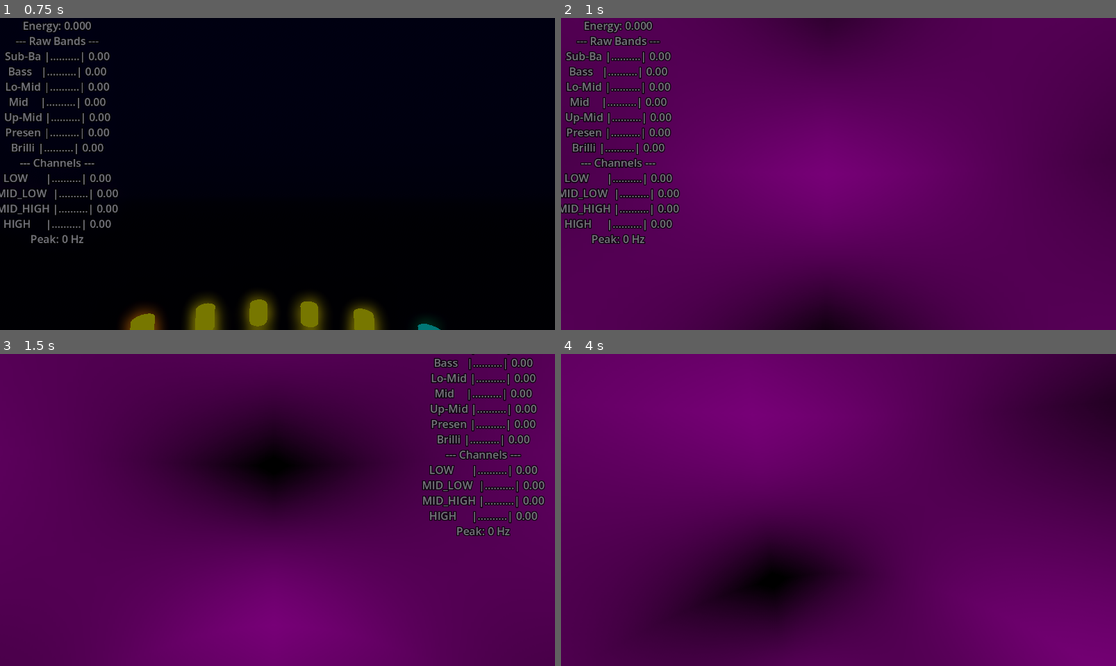
Above: before the commit, frames 1-4 (two rows, left to right).
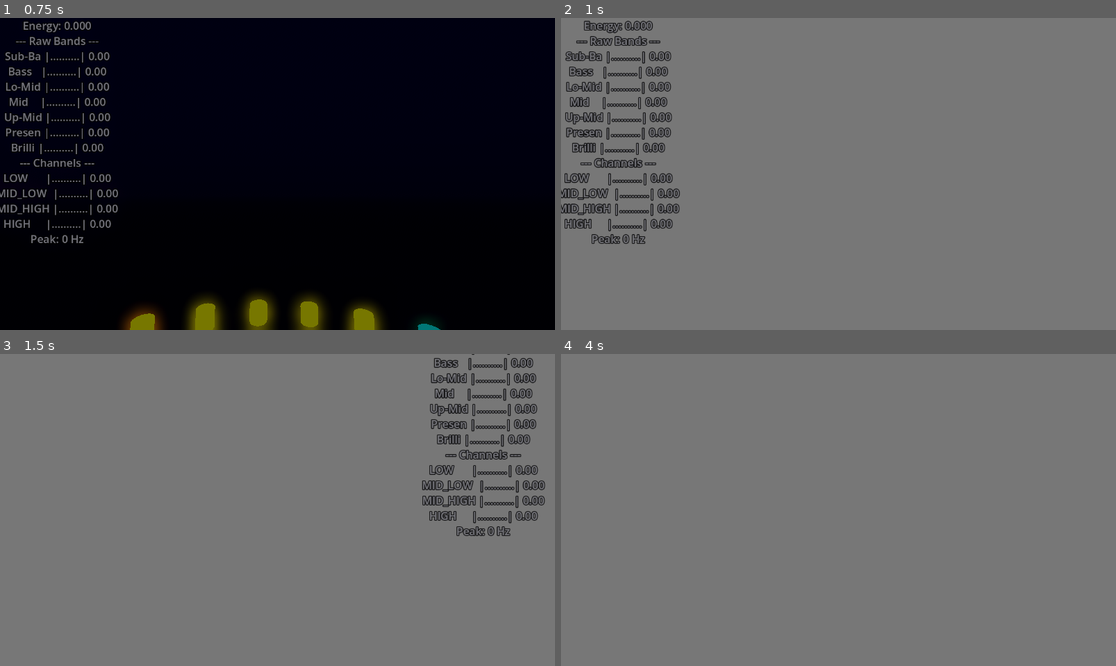
Above: after the commit, the same moments.

Repository: kquizz/vr-visualizer
Game: Godot game, scene res://scenes/main.tscn
Two runs of this game, one before a commit and one after it. Both use one fixed random seed, a clock stepped at 60 frames per second and the inputs below.
Inputs (mouse positions are in pixels of both pictures, inside the frame that each line leads up to):
- Up to frame 1 (0.75 s): tap Enter at 0.5 s; move the mouse to (399, 158) at 0.52 s; tap Tab at 0.6 s
- Up to frame 2 (1 s): no input
- Up to frame 3 (1.5 s): move the mouse to (166, 525) at 1.27 s; tap Tab at 1.35 s
- Up to frame 4 (4 s): move the mouse to (894, 441) at 2.02 s; tap Tab at 2.1, 2.85, 3.6 s; move the mouse to (810, 572) at 2.77 s; move the mouse to (1005, 556) at 3.52 s

Frame 1 is identical in both runs. In frame 2, 97% of the frame differs, in the area x 0-100%, y 0-100%; in frame 3, 98%; in frame 4, 100%.

Commit message:
fix(04): replace broken ping-pong with hint_screen_texture feedback
ViewportTexture created manually in GDScript doesn't work for
cross-viewport references in Godot 4, causing prev_frame to always
read black. Replace the two-viewport ping-pong with a single
SubViewport using CLEAR_MODE_NEVER + hint_screen_texture, which
lets the shader read its own previous frame directly.

- Remove SubViewportB and CopySprite (no ping-pong needed)
- Set SubViewportA render_target_clear_mode = CLEAR_MODE_NEVER
- Shader uses hint_screen_texture instead of manual prev_frame uniform
- Simplified _setup_dome_texture() replaces complex ViewportTexture wiring

Diff:
--- a/scenes/modes/warp.gd
+++ b/scenes/modes/warp.gd
@@ -22,27 +22,16 @@
 
 
 func _ready() -> void:
-	_shader_material = $PingPongSystem/SubViewportA/ColorRect.material
+	_shader_material = $FeedbackViewport/SubViewportA/ColorRect.material
 	$ResetTimer.timeout.connect(_on_reset_timer_timeout)
 	$ResetTimer.wait_time = reset_interval
-	call_deferred("_setup_viewport_textures")
+	# Wire WarpDome to read from the feedback viewport
+	call_deferred("_setup_dome_texture")
 
 
-func _setup_viewport_textures() -> void:
-	# ViewportTexture for prev_frame: SubViewportB -> ColorRect shader
-	var vt_b := ViewportTexture.new()
-	vt_b.viewport_path = get_node("PingPongSystem/SubViewportB").get_path()
-	_shader_material.set_shader_parameter("prev_frame", vt_b)
-
-	# ViewportTexture for CopySprite: SubViewportA -> Sprite2D in SubViewportB
-	var vt_a_copy := ViewportTexture.new()
-	vt_a_copy.viewport_path = get_node("PingPongSystem/SubViewportA").get_path()
-	$PingPongSystem/SubViewportB/CopySprite.texture = vt_a_copy
-
-	# ViewportTexture for WarpDome: SubViewportA -> dome material
-	var vt_a_dome := ViewportTexture.new()
-	vt_a_dome.viewport_path = get_node("PingPongSystem/SubViewportA").get_path()
-	$WarpDome.material_override.set_shader_parameter("warp_texture", vt_a_dome)
+func _setup_dome_texture() -> void:
+	var viewport := $FeedbackViewport/SubViewportA
+	$WarpDome.material_override.set_shader_parameter("warp_texture", viewport.get_texture())
 
 
 func _process(delta: float) -> void:
--- a/scenes/modes/warp.tscn
+++ b/scenes/modes/warp.tscn
@@ -37,21 +37,20 @@
 [sub_resource type="ShaderMaterial" id="ShaderMaterial_display"]
 shader = ExtResource("warp_display_shader")
 
-[sub_resource type="PlaceholderTexture2D" id="PlaceholderTexture2D_1"]
-
 [node name="WarpMode" type="Node3D"]
 script = ExtResource("warp_script")
 
-[node name="PingPongSystem" type="Node2D" parent="."]
+[node name="FeedbackViewport" type="Node2D" parent="."]
 
-[node name="SubViewportA" type="SubViewport" parent="PingPongSystem"]
+[node name="SubViewportA" type="SubViewport" parent="FeedbackViewport"]
 own_world_3d = true
 disable_3d = true
 transparent_bg = false
 size = Vector2i(1024, 1024)
+render_target_clear_mode = 2
 render_target_update_mode = 3
 
-[node name="ColorRect" type="ColorRect" parent="PingPongSystem/SubViewportA"]
+[node name="ColorRect" type="ColorRect" parent="FeedbackViewport/SubViewportA"]
 anchors_preset = 15
 anchor_right = 1.0
 anchor_bottom = 1.0
@@ -60,18 +59,6 @@
 grow_horizontal = 2
 grow_vertical = 2
 material = SubResource("ShaderMaterial_feedback")
-
-[node name="SubViewportB" type="SubViewport" parent="PingPongSystem"]
-own_world_3d = true
-disable_3d = true
-transparent_bg = false
-size = Vector2i(1024, 1024)
-render_target_update_mode = 3
-
-[node name="CopySprite" type="Sprite2D" parent="PingPongSystem/SubViewportB"]
-centered = false
-position = Vector2(0, 0)
-texture = SubResource("PlaceholderTexture2D_1")
 
 [node name="WarpDome" type="MeshInstance3D" parent="."]
 position = Vector3(0, 0, 0)
--- a/shaders/warp_feedback.gdshader
+++ b/shaders/warp_feedback.gdshader
@@ -1,7 +1,7 @@
 shader_type canvas_item;
 
-// Previous frame from ping-pong buffer
-uniform sampler2D prev_frame : filter_linear, repeat_enable;
+// Feedback: read viewport's own previous frame (requires CLEAR_MODE_NEVER on SubViewport)
+uniform sampler2D screen_texture : hint_screen_texture, filter_linear;
 
 // Audio-driven warp parameters (set from GDScript)
 uniform float warp_zoom : hint_range(0.9, 1.2) = 1.0;
@@ -64,8 +64,9 @@
 	delta = vec2(cos(a), sin(a)) * r;
 	vec2 warped_uv = delta + center + vec2(warp_dx, warp_dy);
 
-	// Sample previous frame
-	vec4 prev = texture(prev_frame, warped_uv);
+	// Sample previous frame (clamp to avoid edge bleed)
+	vec2 clamped_uv = clamp(warped_uv, vec2(0.002), vec2(0.998));
+	vec4 prev = texture(screen_texture, clamped_uv);
 
 	// Decay (combined multiplicative + subtractive for stability)
 	prev.rgb = (prev.rgb - vec3(0.002)) * decay;
Not shown: 1 places in scenes/modes/warp.tscn that only renumber resources
